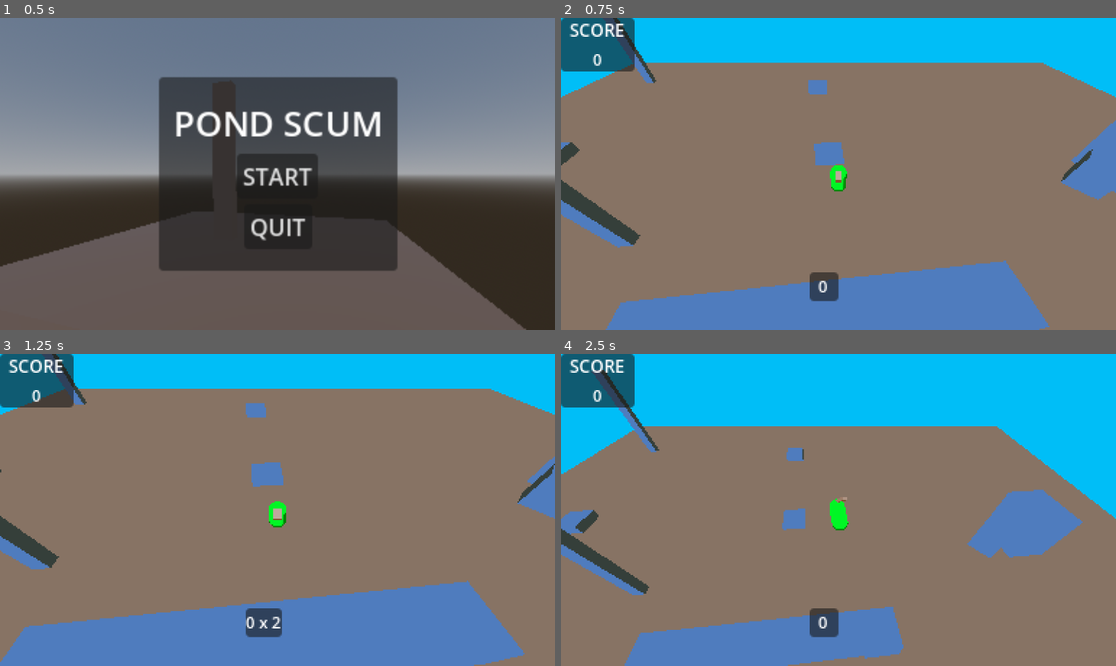
Above: before the commit, frames 1-4 (two rows, left to right).
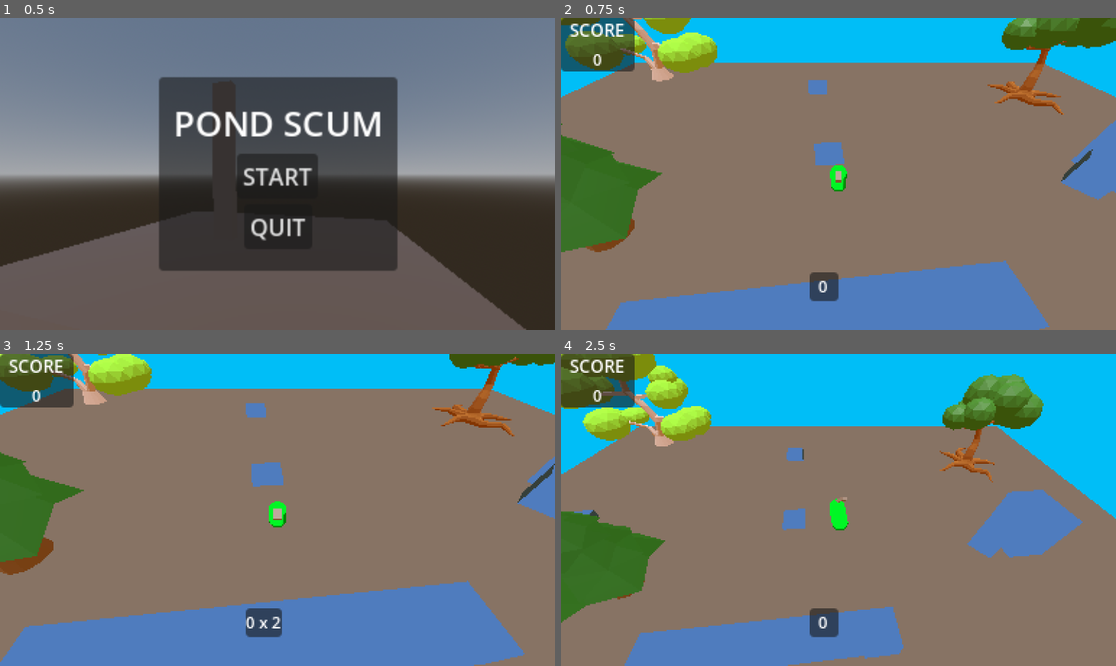
Above: after the commit, the same moments.

Repository: nschwei/PondScum
Game: Godot game, scene res://Scenes/MainMenu.tscn
The game is run twice, just before and just after one commit, with the same random seed, the same clock (stepped at 60 frames per second) and the same inputs.
Inputs (mouse positions are in pixels of both pictures, inside the frame that each line leads up to):
- Up to frame 1 (0.5 s): no input
- Up to frame 2 (0.75 s): click "START" at 0.5 s
- Up to frame 3 (1.25 s): no input
- Up to frame 4 (2.5 s): move the mouse to (960, 494) at 1.27 s; press the mouse at (960, 494) at 1.28 s; hold D (move_right) 1.28-2.03 s; tap Space (jump) at 1.52, 2.27 s; move the mouse to (727, 525) at 2.02 s; release the mouse at (727, 525) at 2.03 s; hold S (move_back) from 2.03 s (still down); click (727, 525) at 2.1 s

Frame 1 is identical in both runs. In frame 2, 11% of the frame differs, in the area x 0-100%, y 0-76%; in frame 3, 7.8%; in frame 4, 12%, in the area x 0-87%, y 0-87%.

Commit message:
we adding some 3d models in here
Low Poly Models made by @Zsky_01

License:
Attribution 4.0 International (CC BY 4.0)
That means you can do anything but you must give me Credits.
For more info https://creativecommons.org/licenses/by/4.0/

Diff:
--- a/Scenes/GreyBox.tscn
+++ b/Scenes/GreyBox.tscn
@@ -8,6 +8,10 @@
 [ext_resource type="Material" uid="uid://cmwx3qnv1o0sv" path="res://Materials/pixel_shader_mat.tres" id="6_0ophq"]
 [ext_resource type="PackedScene" uid="uid://dpgt8hkv8yfnt" path="res://EnvironObj/InvisWall.tscn" id="6_ljlob"]
 [ext_resource type="Script" path="res://Scripts/CanvasLayer.gd" id="7_ykbr5"]
+[ext_resource type="PackedScene" uid="uid://bwfm5jeuxsivq" path="res://Models/Pine.glb" id="9_6i2to"]
+[ext_resource type="PackedScene" uid="uid://c25wnipfj4opv" path="res://Models/BirchTree.glb" id="10_6hgrr"]
+[ext_resource type="PackedScene" uid="uid://dxf4ifswrtvjr" path="res://Models/NormalTree.glb" id="11_lvhhp"]
+[ext_resource type="PackedScene" uid="uid://b6fuc665uyqtl" path="res://Models/WillowTree.glb" id="12_ps1is"]
 
 [sub_resource type="Environment" id="Environment_i80ls"]
 background_mode = 1
@@ -88,12 +92,6 @@
 [node name="GreyBoxWall14" parent="PixelView/SubViewport/Level/Objects" instance=ExtResource("2_50knn")]
 transform = Transform3D(2.46236, 0, 0.258198, 0, 1, 0, -0.245603, 0, 2.58864, -0.892465, 0.0765788, -5.46155)
 
-[node name="GreyBoxWall6" parent="PixelView/SubViewport/Level/Objects" instance=ExtResource("2_50knn")]
-transform = Transform3D(0.932132, 0, 0.0687321, 0, 10.6883, 0, -0.0929735, 0, 0.689094, -24.8239, 6.84349, -18.8668)
-
-[node name="GreyBoxWall10" parent="PixelView/SubViewport/Level/Objects" instance=ExtResource("2_50knn")]
-transform = Transform3D(0.932132, 0, 0.0687321, 0, 10.6883, 0, -0.0929735, 0, 0.689094, -13.1116, 5.04927, 2.82995)
-
 [node name="GreyBoxWall7" parent="PixelView/SubViewport/Level/Objects" instance=ExtResource("2_50knn")]
 transform = Transform3D(2.46236, 0, 0.258198, 0, 1, 0, -0.245603, 0, 2.58864, -2.85838, 0.555325, -19.4424)
 
@@ -226,6 +224,18 @@
 theme_override_font_sizes/font_size = 12
 text = "Quit"
 
+[node name="Pine" parent="." instance=ExtResource("9_6i2to")]
+transform = Transform3D(1, 0, 0, 0, 1, 0, 0, 0, 1, -14.4823, 5.1766, 2.34266)
+
+[node name="BirchTree" parent="." instance=ExtResource("10_6hgrr")]
+transform = Transform3D(1.5, 0, 0, 0, 1.5, 0, 0, 0, 1.5, -27.5026, 6.82729, -24.8562)
+
+[node name="NormalTree" parent="." instance=ExtResource("11_lvhhp")]
+transform = Transform3D(1, 0, 0, 0, 1, 0, 0, 0, 1, 24.0675, 5.07921, -18.103)
+
+[node name="WillowTree" parent="." instance=ExtResource("12_ps1is")]
+transform = Transform3D(0.103227, 0, 0.994658, 0, 1, 0, -0.994658, 0, 0.103227, 25.9899, 7.21142, 19.1261)
+
 [connection signal="score_points" from="PixelView/SubViewport/Level/Player" to="PixelView/SubViewport/CanvasLayer" method="_on_player_score_points"]
 [connection signal="trick_score" from="PixelView/SubViewport/Level/Player" to="PixelView/SubViewport/CanvasLayer" method="_on_player_trick_score"]
 [connection signal="pressed" from="PixelView/SubViewport/CanvasLayer/PausePanel/MarginContainer/VBoxContainer/Resume" to="PixelView/SubViewport/CanvasLayer" method="_on_resume_pressed"]
--- a/project.godot
+++ b/project.godot
@@ -14,6 +14,10 @@
 run/main_scene="res://Scenes/MainMenu.tscn"
 config/features=PackedStringArray("4.2", "GL Compatibility")
 config/icon="res://icon.svg"
+
+[filesystem]
+
+import/fbx/enabled=false
 
 [input]
 
Binary file added: Models/BirchTree.glb
Not shown, added: Models/BirchTree.glb.import
Binary file added: Models/NormalTree.glb
Not shown, added: Models/NormalTree.glb.import
Binary file added: Models/Pine.glb
Not shown, added: Models/Pine.glb.import
Binary file added: Models/WillowTree.glb
Not shown, added: Models/WillowTree.glb.import
Not shown: 1 places in Scenes/GreyBox.tscn that only renumber resources
Binary file added: TreeBell.fbx
Not shown, added: Daisy.blend
